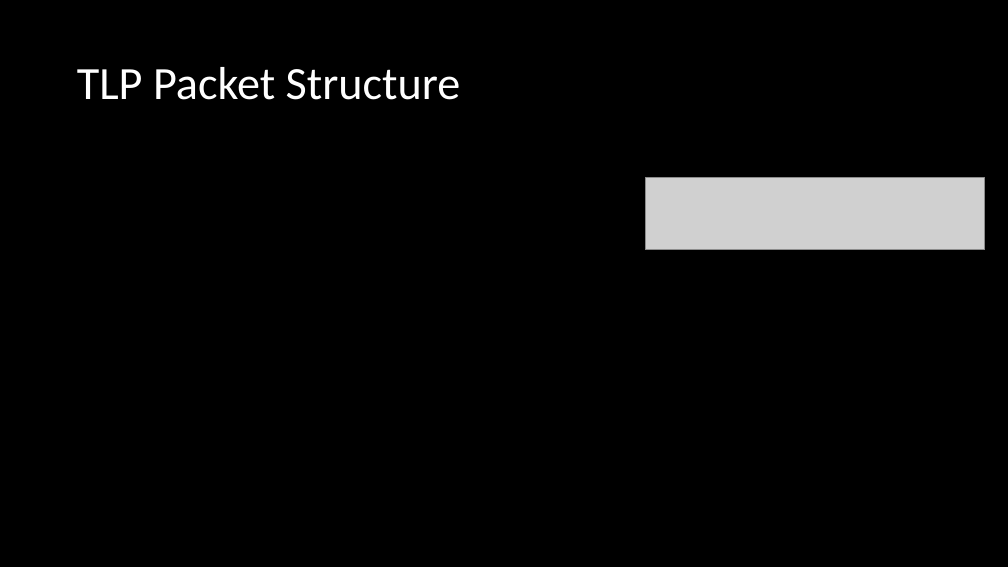
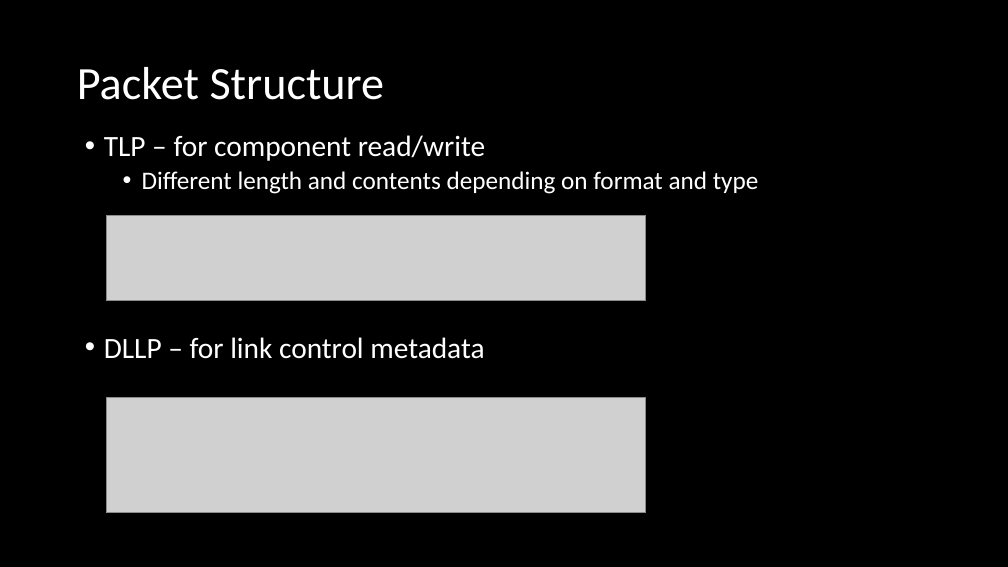
Before and after one commit to dstockhouse/pci-express-report, a slide deck: slide 6 of pcie_seanlink_davidstockhouse.pptx (slide 7 before the commit). Drawn at 1008x567 pixels with LibreOffice and Linux fonts; fonts in the diff are those of the drawing; grey boxes stand for pictures. Boxes give left, top, right and bottom in pixels: in the first picture for what was removed or moved away, otherwise in the second. Text is boxed around its words. In the diff, an @@ line names an element or a change of style, - is before the commit and + after.

```diff
--- a/pcie_seanlink_davidstockhouse.pptx
+++ b/pcie_seanlink_davidstockhouse.pptx
@@ title at bbox=[77, 67, 385, 100]: text changed @@
-TLP Packet Structure
+Packet Structure
@@ text added at bbox=[104, 135, 759, 359], 28 pt, text #FFFFFF @@
+• TLP – for component read/write
+  • Different length and contents depending on format and type
+• DLLP – for link control metadata
@@ picture removed at bbox=[646, 178, 985, 250] @@
@@ picture added at bbox=[107, 216, 646, 301] @@
@@ picture added at bbox=[107, 398, 646, 513] @@
```
Also in this commit, not shown: 3 other slides changed, 2 slides added, 3 other files.
